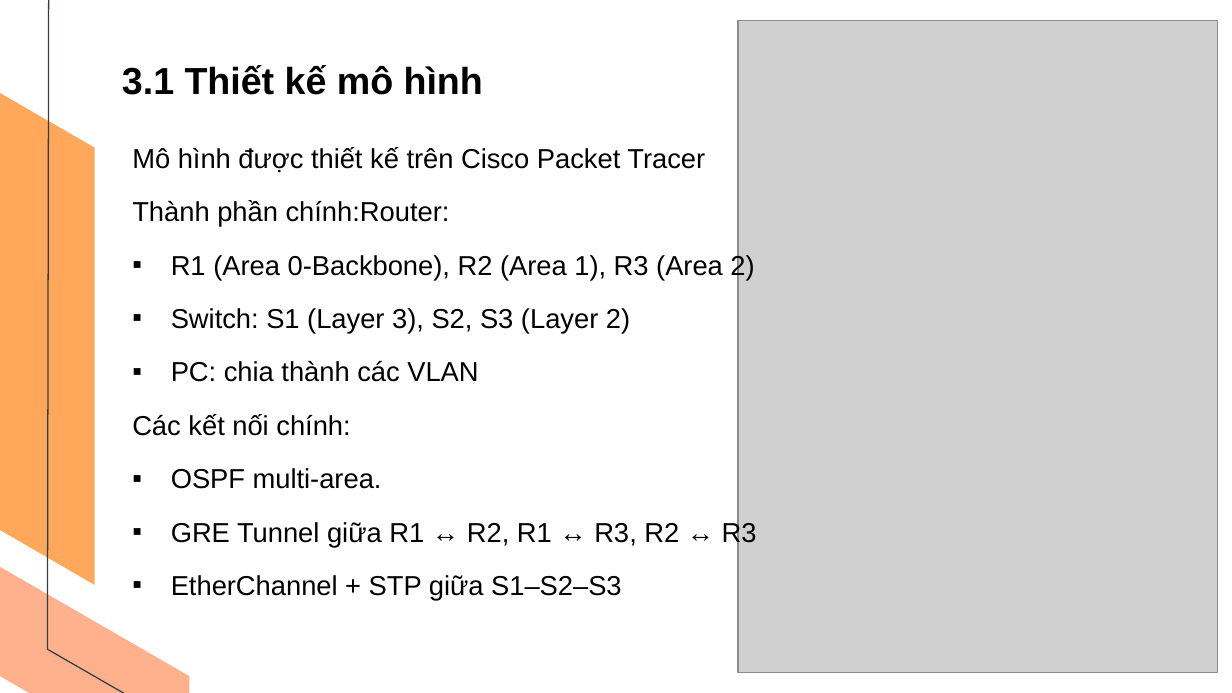
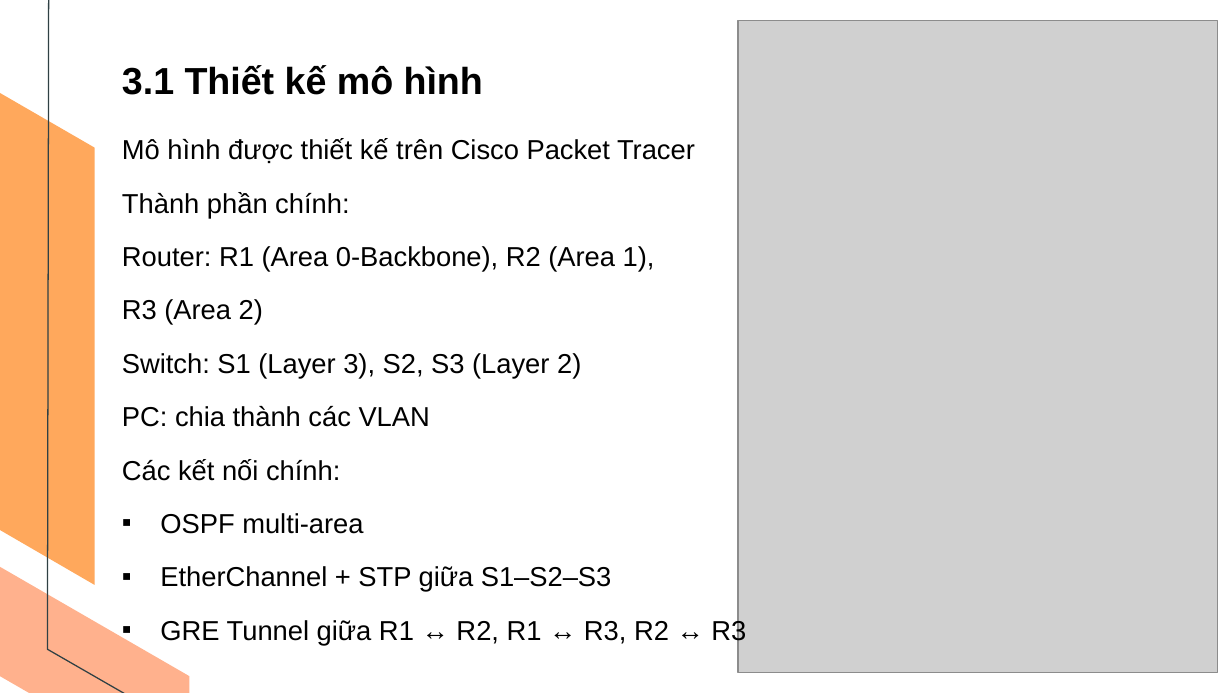
Before and after one commit to TrangThanhHieu/tn-da21ttb-110121023-trangthanhhieu-xaydungmohinhmangwanbaomattoiuuhieusuat-cpt, a slide deck: slide 16 of docs/110121023_TrangThanhHieu_Da21TTB.pptx. Drawn at 1232x693 pixels with LibreOffice and Linux fonts; fonts in the diff are those of the drawing; grey boxes stand for pictures. Boxes give left, top, right and bottom in pixels: in the first picture for what was removed or moved away, otherwise in the second. Text is boxed around its words. In the diff, an @@ line names an element or a change of style, - is before the commit and + after.

```diff
--- a/docs/110121023_TrangThanhHieu_Da21TTB.pptx
+++ b/docs/110121023_TrangThanhHieu_Da21TTB.pptx
@@ text "Mô hình được thiết kế ...": place and size @@
-text "Mô hình được thiết kế ..." at [132, 147, 757, 601]
+text "Mô hình được thiết kế ..." at [122, 138, 746, 645]
@@ text at [122, 192, 655, 325]: text changed @@
-Thành phần chính:Router:
-▪ R1 (Area 0-Backbone), R2 (Area 1), R3 (Area 2)
+Thành phần chính:
+Router: R1 (Area 0-Backbone), R2 (Area 1),
+R3 (Area 2)
@@ text at [122, 353, 581, 427]: bullet ▪ to none @@
@@ text at [160, 513, 612, 592]: text changed @@
-▪ OSPF multi-area.
+▪ OSPF multi-area
+▪ EtherChannel + STP giữa S1–S2–S3
@@ text at [171, 575, 622, 601]: paragraph removed @@
-▪ EtherChannel + STP giữa S1–S2–S3
```
Also in this commit, not shown: 5 other slides changed, 1 slide added, 1 slide removed, 4 other files.
